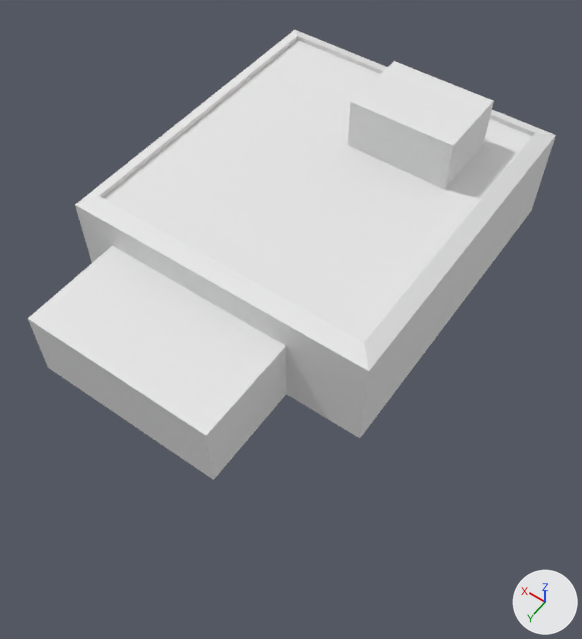
Renders of the COLLADA model Resources/Collada/Buildings/Garage/garage.dae from each side of a commit.
Camera for both pictures: a 50 mm lens placed at (-13.5, 21.3, 26.5), pointed at (-2.2, 5.4, 1.7). The axes (+X, +Y, +Z) are drawn at lower right. The lights are the same throughout.
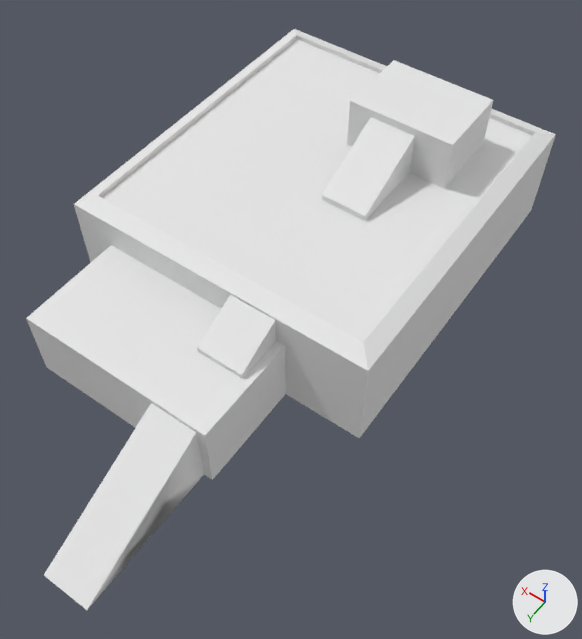
Pixel boxes (x1, y1, x2, y2) of what changed, in the pictures (582 x 639 px):
'Cube', moved: before (28, 30, 556, 480); after (26, 29, 556, 480)
'Cube_001', added: after (44, 117, 415, 610)

The edits, one by one:
Mesh me_cube_001 is new.
It has 30 vertices, 56 faces and spans x -1.0..1.0, y -14.6..5.0, z -1.0..5.4.
It uses material mat_garage (its picture is missing).
Object 'Cube' (ob_cube) moves from (0.0, 0.0, 0.0) to (0.0, 0.05, 0.07).
Object 'Cube_001' (ob_cube_001) is new; it shows me_cube_001.
Its location is (-2.0, 13.0, 1.0).
